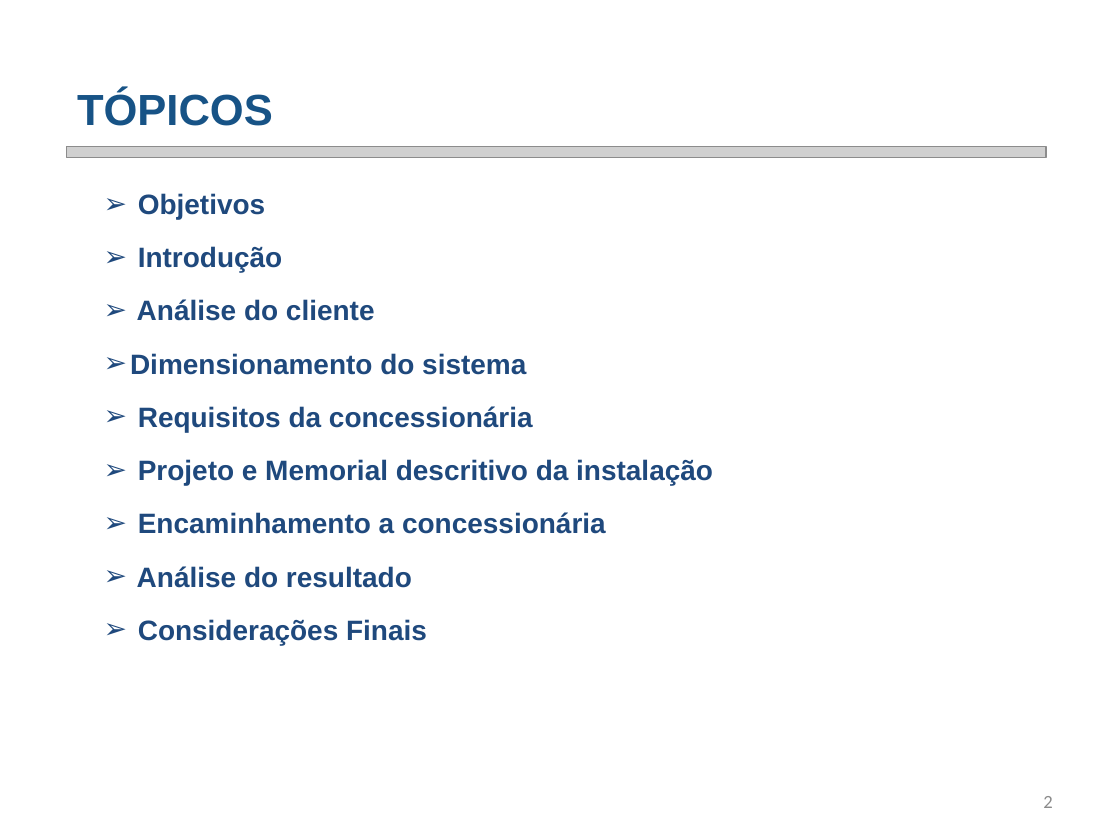
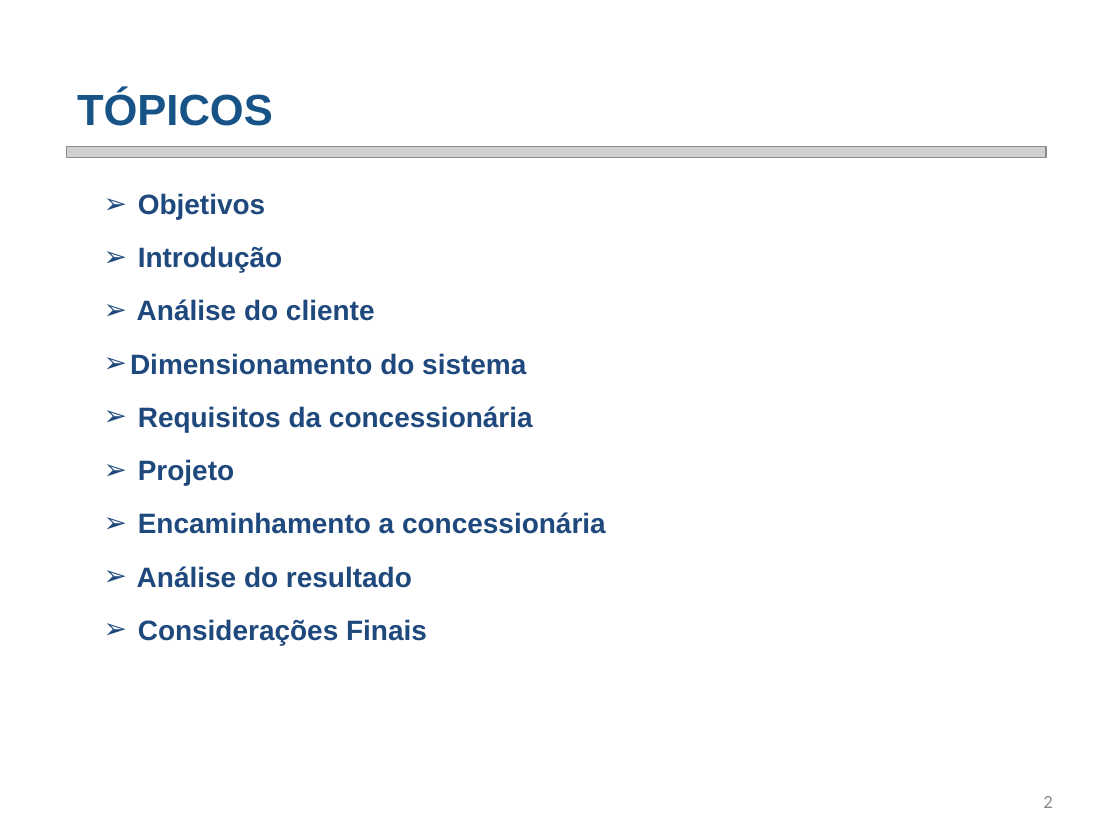
Before and after one commit to smarley2/SGR, a slide deck: slide 2 of Renes/Trabalho 2/SGR Trabalho 2 - Sistema Fotovoltaico.pptx. Drawn at 1120x840 pixels with LibreOffice and Linux fonts; fonts in the diff are those of the drawing; grey boxes stand for pictures; background and template pictures are left out. Boxes give left, top, right and bottom in pixels: in the first picture for what was removed or moved away, otherwise in the second. Text is boxed around its words. In the diff, an @@ line names an element or a change of style, - is before the commit and + after.

```diff
--- a/Renes/Trabalho 2/SGR Trabalho 2 - Sistema Fotovoltaico.pptx
+++ b/Renes/Trabalho 2/SGR Trabalho 2 - Sistema Fotovoltaico.pptx
@@ text at (138, 459, 234, 485): text changed @@
-➢ Projeto e Memorial descritivo da instalação
+➢ Projeto
```
Also in this commit, not shown: 1 other slide changed, 18 slides added, 25 slides removed, 23 other files.
